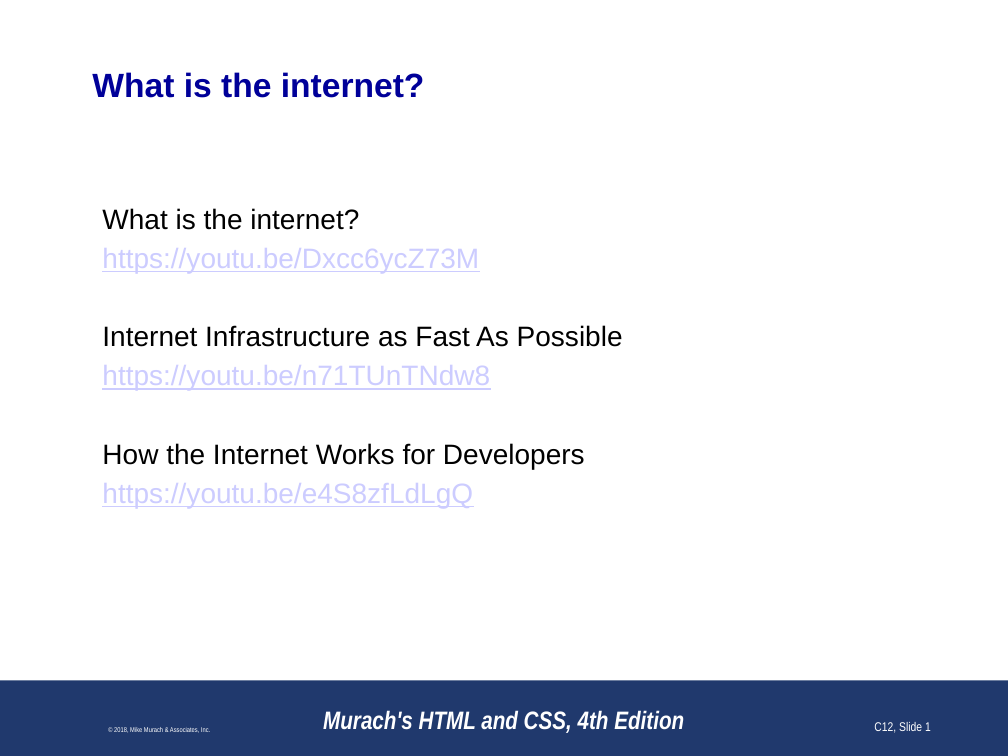
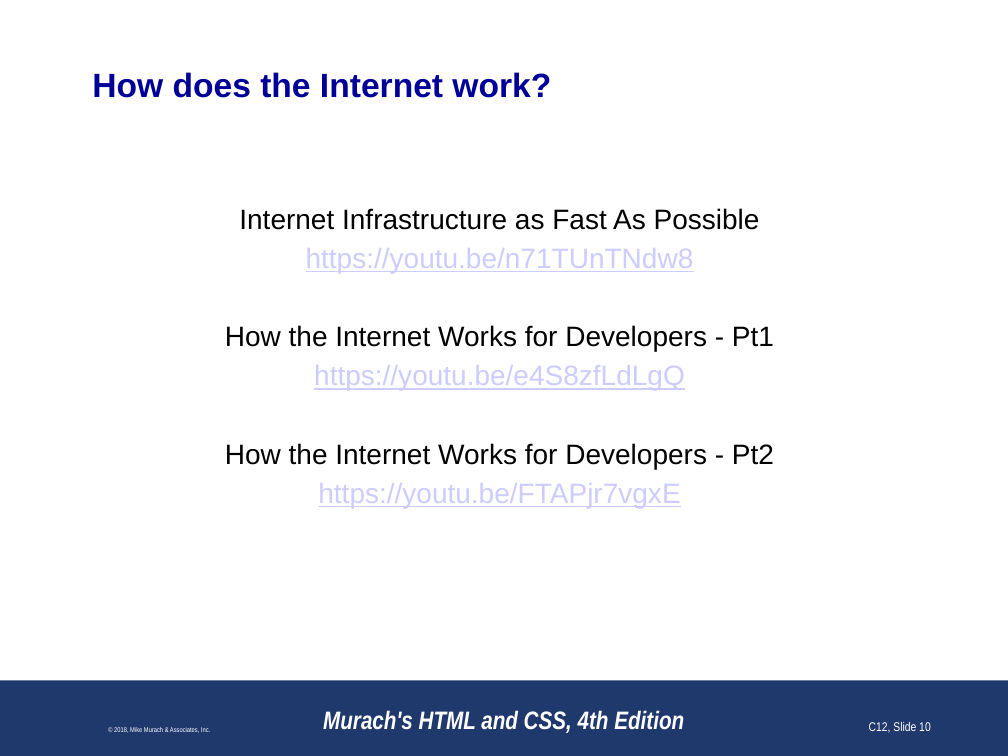
Before and after one commit to paulsmithkc/awd1000_base_lab_and_homework, a slide deck: slide 10 of murach_html_4e/slides/Chapter 1 slides (Revised).pptx (slide 1 before the commit). Drawn at 1008x756 pixels with LibreOffice and Linux fonts; fonts in the diff are those of the drawing; background and template pictures are left out. Boxes give left, top, right and bottom in pixels: in the first picture for what was removed or moved away, otherwise in the second. Text is boxed around its words. In the diff, an @@ line names an element or a change of style, - is before the commit and + after.

```diff
--- a/murach_html_4e/slides/Chapter 1 slides (Revised).pptx
+++ b/murach_html_4e/slides/Chapter 1 slides (Revised).pptx
@@ title at bbox=[92, 72, 551, 98]: text changed @@
-What is the internet?
+How does the Internet work?
@@ text at bbox=[102, 208, 479, 273]: paragraphs removed @@
-What is the internet?
-https://youtu.be/Dxcc6ycZ73M
@@ text at bbox=[239, 208, 760, 391]: alignment left to centre @@
@@ text at bbox=[225, 325, 774, 351]: text changed @@
-How the Internet Works for Developers
+How the Internet Works for Developers - Pt1
@@ text at bbox=[225, 443, 774, 508]: paragraphs added @@
+How the Internet Works for Developers - Pt2
+https://youtu.be/FTAPjr7vgxE
@@ page number at bbox=[869, 722, 931, 733]: text changed @@
-C12, Slide 1
+C12, Slide 10
```
Also in this commit, not shown: 21 other slides changed.
